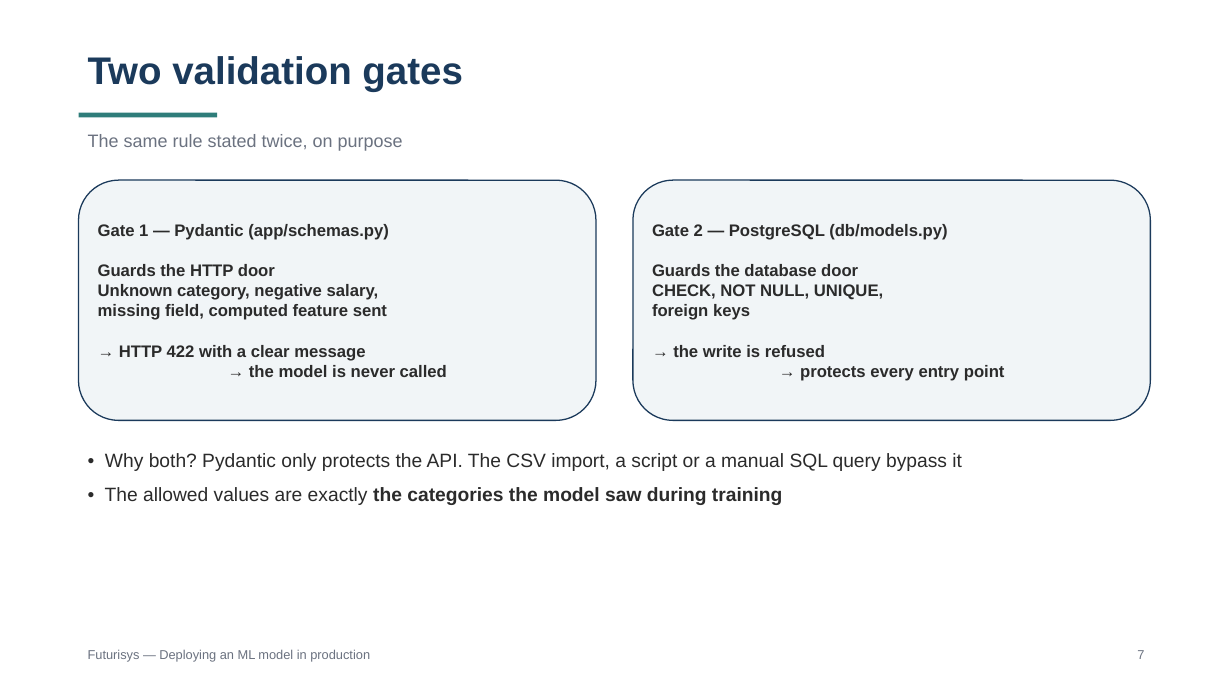
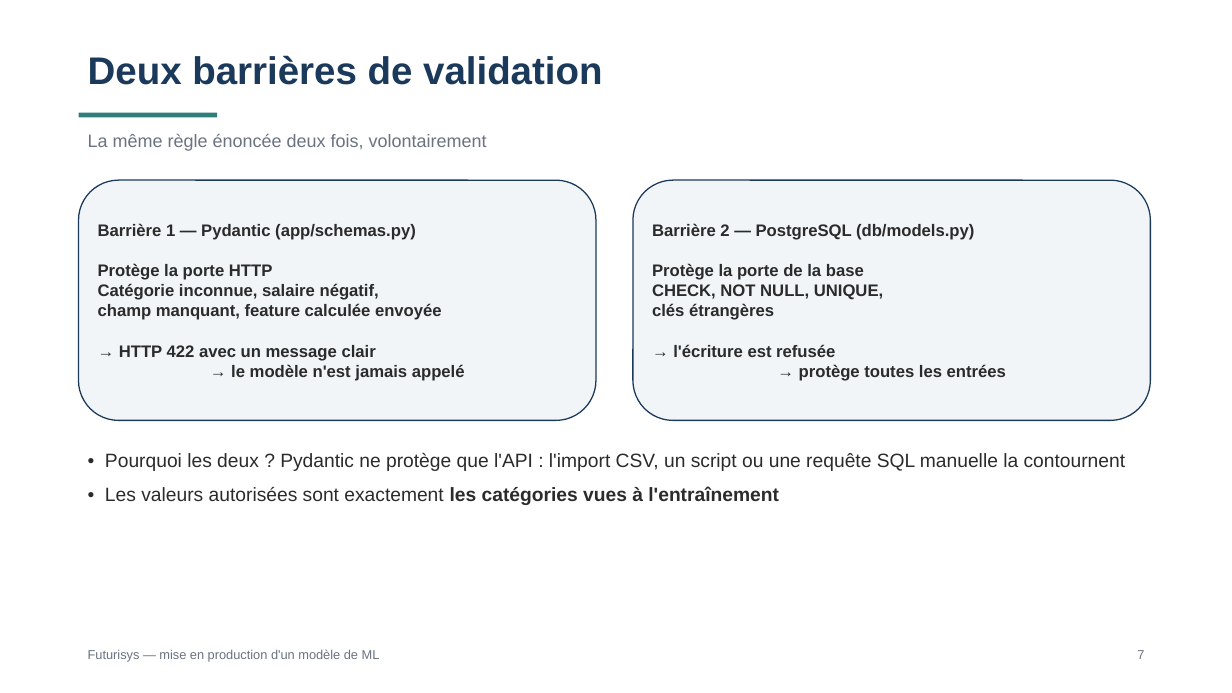
Before and after one commit to ankim21/Projet5_DEPLOYMENTML, a slide deck: slide 8 of docs/presentation_futurisys.pptx. Drawn at 1232x693 pixels with LibreOffice and Linux fonts; fonts in the diff are those of the drawing. Boxes give left, top, right and bottom in pixels: in the first picture for what was removed or moved away, otherwise in the second. Text is boxed around its words. In the diff, an @@ line names an element or a change of style, - is before the commit and + after.

```diff
--- a/docs/presentation_futurisys.pptx
+++ b/docs/presentation_futurisys.pptx
@@ text at [88, 55, 602, 85]: text changed @@
-Two validation gates
+Deux barrières de validation
@@ text at [88, 134, 487, 151]: text changed @@
-The same rule stated twice, on purpose
+La même règle énoncée deux fois, volontairement
@@ text in rounded rectangle at [98, 223, 465, 381]: text changed @@
-Gate 1 — Pydantic (app/schemas.py)
-Guards the HTTP door
-Unknown category, negative salary,
-missing field, computed feature sent
-→ HTTP 422 with a clear message
-→ the model is never called
+Barrière 1 — Pydantic (app/schemas.py)
+Protège la porte HTTP
+Catégorie inconnue, salaire négatif,
+champ manquant, feature calculée envoyée
+→ HTTP 422 avec un message clair
+→ le modèle n'est jamais appelé
@@ text in rounded rectangle at [652, 223, 1006, 381]: text changed @@
-Gate 2 — PostgreSQL (db/models.py)
-Guards the database door
-CHECK, NOT NULL, UNIQUE,
-foreign keys
-→ the write is refused
-→ protects every entry point
+Barrière 2 — PostgreSQL (db/models.py)
+Protège la porte de la base
+CHECK, NOT NULL, UNIQUE,
+clés étrangères
+→ l'écriture est refusée
+→ protège toutes les entrées
@@ text at [105, 453, 1126, 505]: text changed @@
-• Why both? Pydantic only protects the API. The CSV import, a script or a manual SQL query bypass it
-• The allowed values are exactly the categories the model saw during training
+• Pourquoi les deux ? Pydantic ne protège que l'API : l'import CSV, un script ou une requête SQL manuelle la contournent
+• Les valeurs autorisées sont exactement les catégories vues à l'entraînement
@@ text at [88, 649, 380, 662]: text changed @@
-Futurisys — Deploying an ML model in production
+Futurisys — mise en production d'un modèle de ML
```
Also in this commit, not shown: 15 other slides changed, 2 slides added, 2 slides removed.
